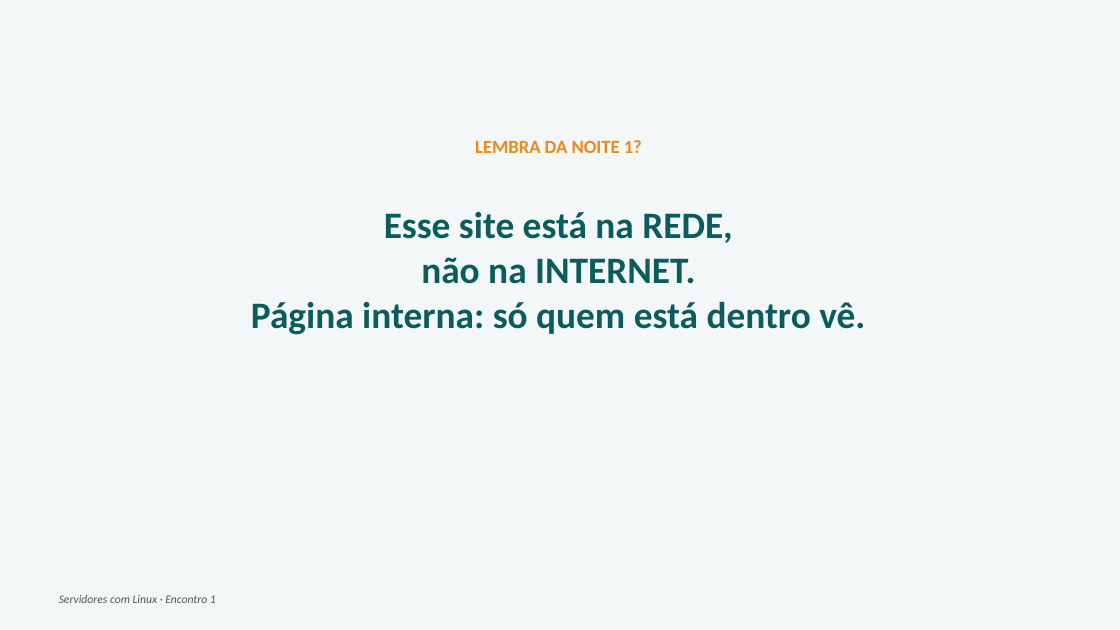
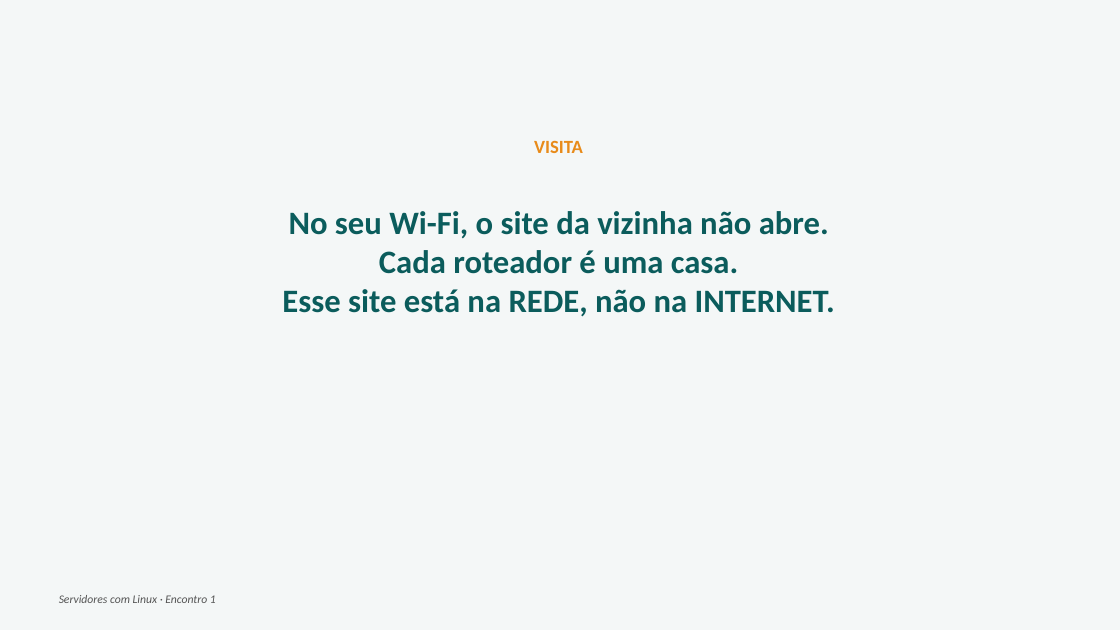
Before and after one commit to joninedel-prog/gerador_contratos, a slide deck: slide 34 of Aula - Servidores 1 - Instalando o Ubuntu e o primeiro site.pptx (slide 22 before the commit). Drawn at 1120x630 pixels with LibreOffice and Linux fonts; fonts in the diff are those of the drawing. Boxes give left, top, right and bottom in pixels: in the first picture for what was removed or moved away, otherwise in the second. Text is boxed around its words. In the diff, an @@ line names an element or a change of style, - is before the commit and + after.

```diff
--- a/Aula - Servidores 1 - Instalando o Ubuntu e o primeiro site.pptx
+++ b/Aula - Servidores 1 - Instalando o Ubuntu e o primeiro site.pptx
@@ text at [534,140,583,153]: text changed @@
-LEMBRA DA NOITE 1?
+VISITA
@@ text at [282,211,835,317]: text changed; size 32 to 28 pt @@
-Esse site está na REDE,
-não na INTERNET.
-Página interna: só quem está dentro vê.
+No seu Wi-Fi, o site da vizinha não abre.
+Cada roteador é uma casa.
+Esse site está na REDE, não na INTERNET.
```
Also in this commit, not shown: 14 other slides changed, 13 slides added, 1 slide removed, 4 other files.
